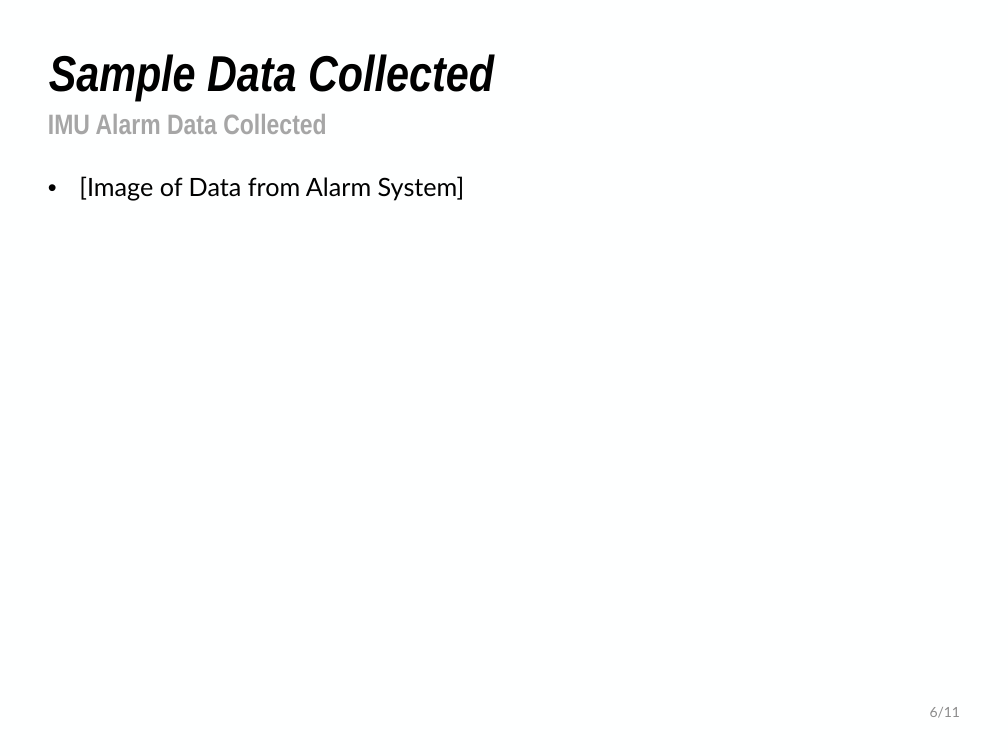
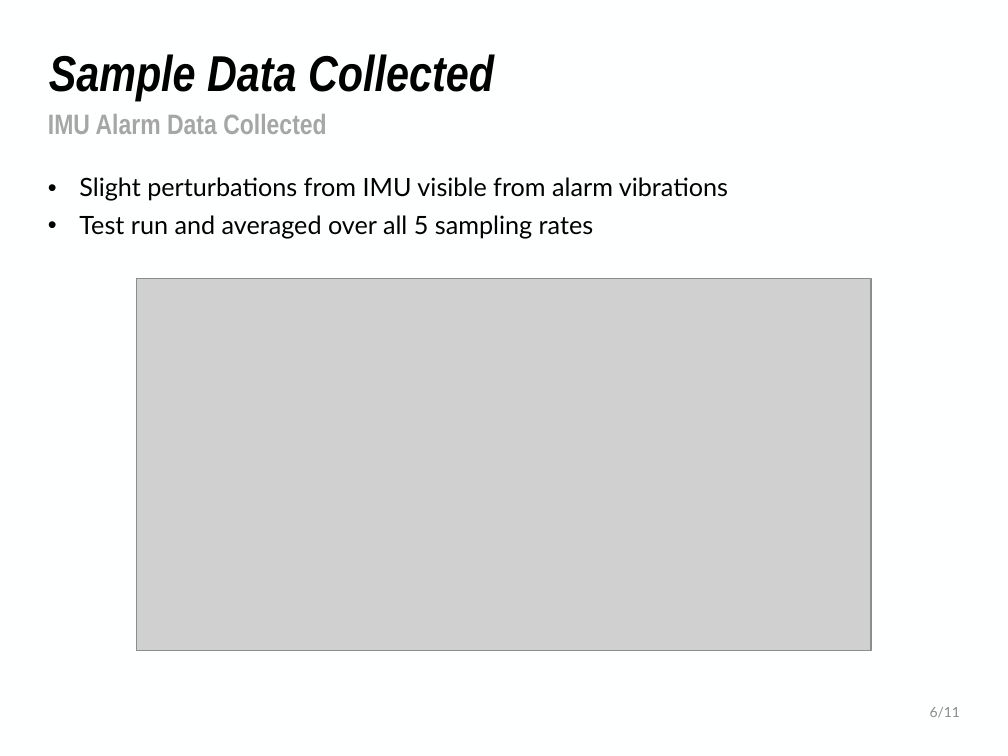
Before and after one commit to NHuang58/Biomedical_Device_PCB, a slide deck: slide 7 of Documentation/Slides/Week_20.pptx (slide 6 before the commit). Drawn at 1008x756 pixels with LibreOffice and Linux fonts; fonts in the diff are those of the drawing; grey boxes stand for pictures; background and template pictures are left out. Boxes give left, top, right and bottom in pixels: in the first picture for what was removed or moved away, otherwise in the second. Text is boxed around its words. In the diff, an @@ line names an element or a change of style, - is before the commit and + after.

```diff
--- a/Documentation/Slides/Week_20.pptx
+++ b/Documentation/Slides/Week_20.pptx
@@ text at [79, 177, 728, 239]: text changed @@
-• [Image of Data from Alarm System]
+• Slight perturbations from IMU visible from alarm vibrations
+• Test run and averaged over all 5 sampling rates
@@ picture added at [136, 278, 871, 651] @@
```
Also in this commit, not shown: 6 other slides changed, 3 slides added, 1 slide removed, 6 other files.
